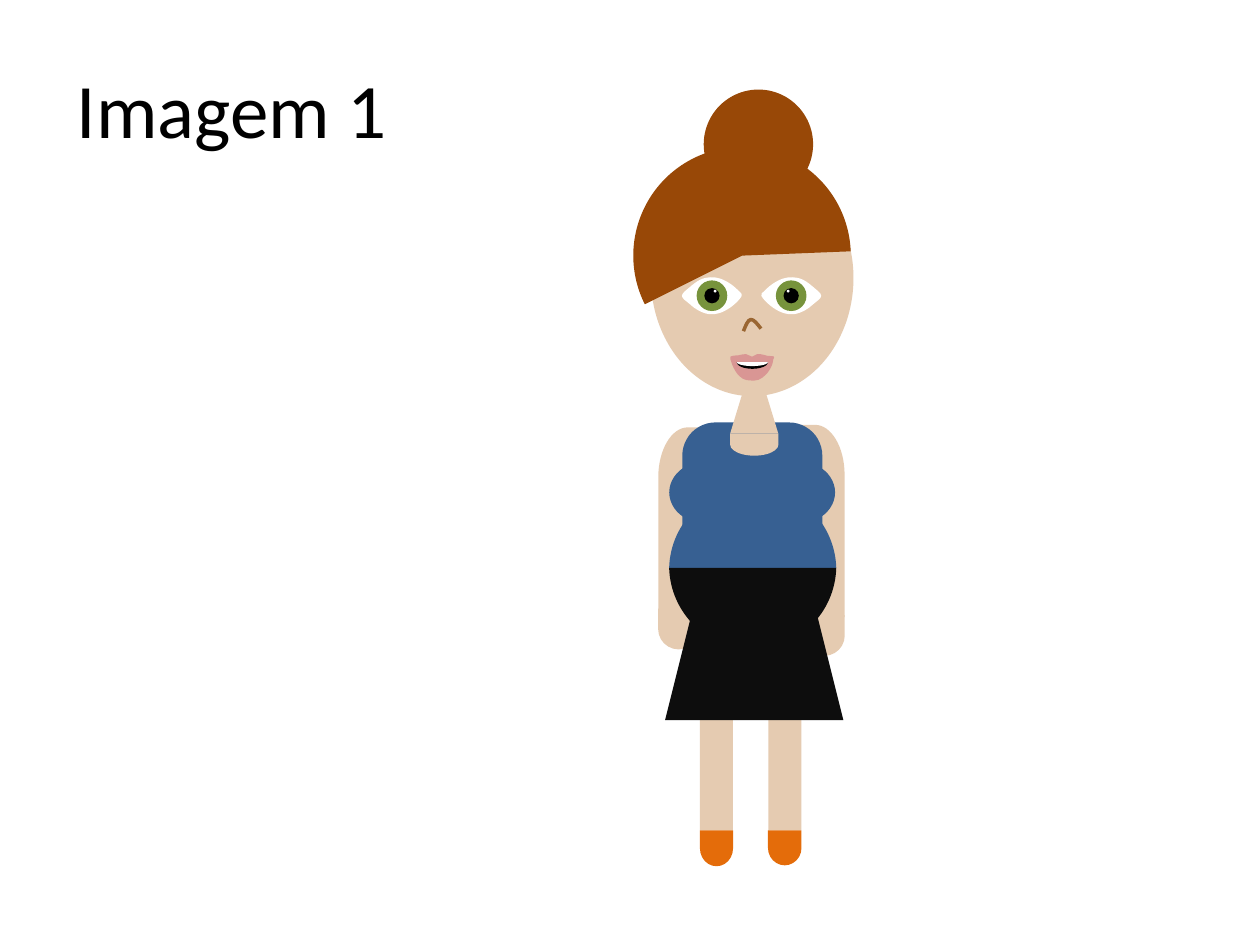
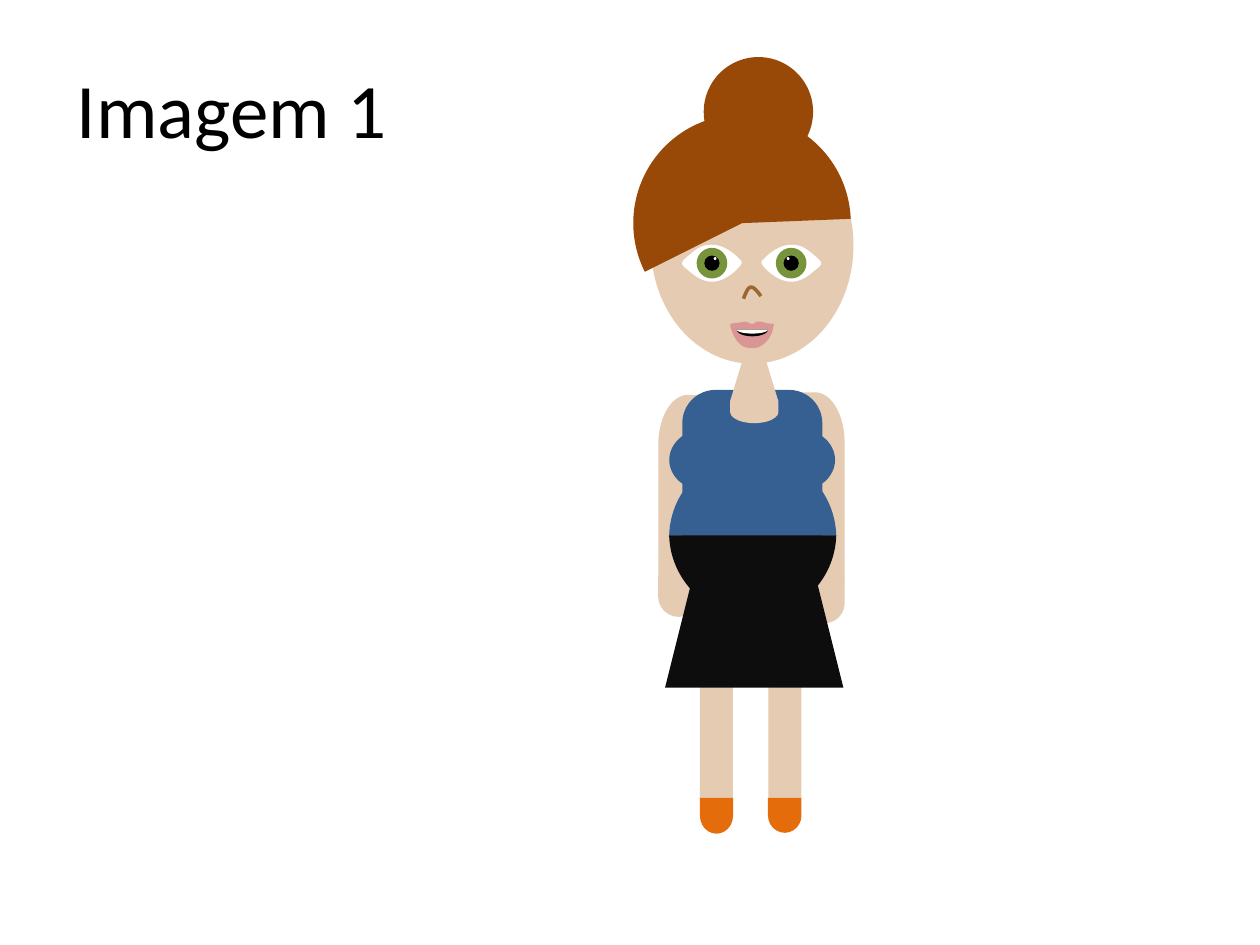
Before and after one commit to gustavogitzel/Discussex, a slide deck: slide 1 of Rascunhos/Imagens/Gravidez.pptx. Drawn at 1260x945 pixels with LibreOffice and Linux fonts; fonts in the diff are those of the drawing. Boxes give left, top, right and bottom in pixels: in the first picture for what was removed or moved away, otherwise in the second. Text is boxed around its words. In the diff, an @@ line names an element or a change of style, - is before the commit and + after.

```diff
--- a/Rascunhos/Imagens/Gravidez.pptx
+++ b/Rascunhos/Imagens/Gravidez.pptx
@@ 9 ellipses, 6 freeform shapes, 3 flow chart delays, 2 rectangles, 1 round same rect, 1 pie slice (boxed as its full ellipse), 1 trapezoid: place and size @@
-9 ellipses, 6 freeform shapes, 3 flow chart delays, 2 rectangles, 1 round same rect, 1 pie slice (boxed as its full ellipse), 1 trapezoid at bbox=[651, 160, 854, 866]
+9 ellipses, 6 freeform shapes, 3 flow chart delays, 2 rectangles, 1 round same rect, 1 pie slice (boxed as its full ellipse), 1 trapezoid at bbox=[651, 127, 854, 833]
@@ 2 pie slice (boxed as its full ellipse)s, 2 flow chart delays, 2 freeform shapes, 1 ellipse, 1 trapezoid: place and size @@
-2 pie slice (boxed as its full ellipse)s, 2 flow chart delays, 2 freeform shapes, 1 ellipse, 1 trapezoid at bbox=[634, 89, 852, 866]
+2 pie slice (boxed as its full ellipse)s, 2 flow chart delays, 2 freeform shapes, 1 ellipse, 1 trapezoid at bbox=[634, 57, 852, 833]
```
Also in this commit, not shown: 5 slides added, 1 other file.
